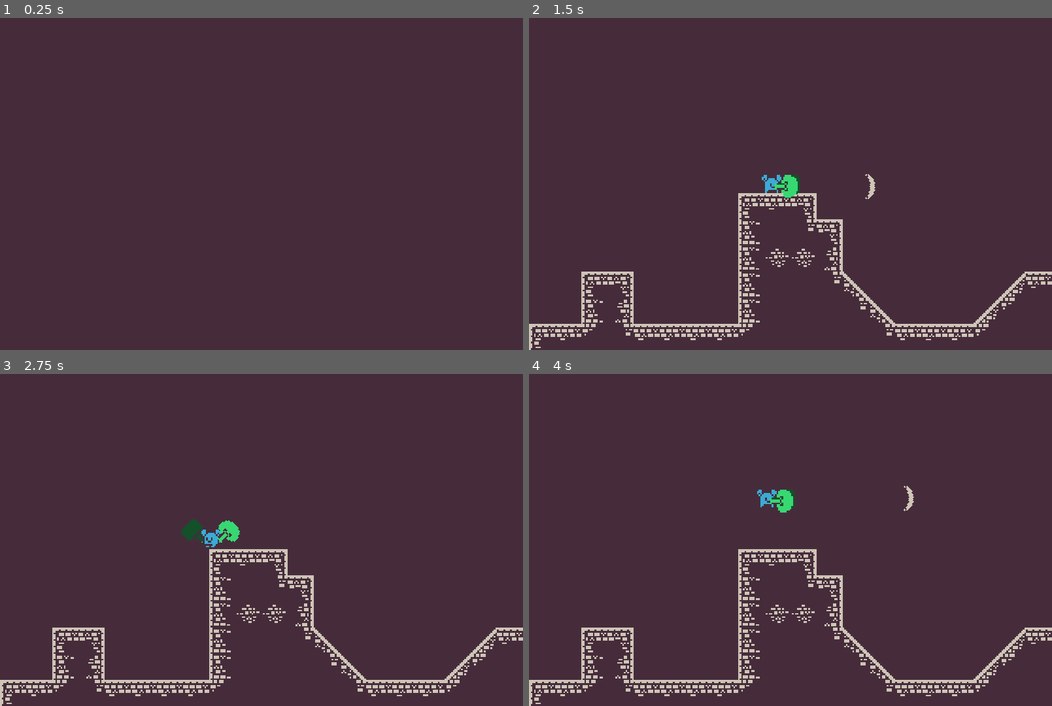
Above: before the commit, frames 1-4 (two rows, left to right).
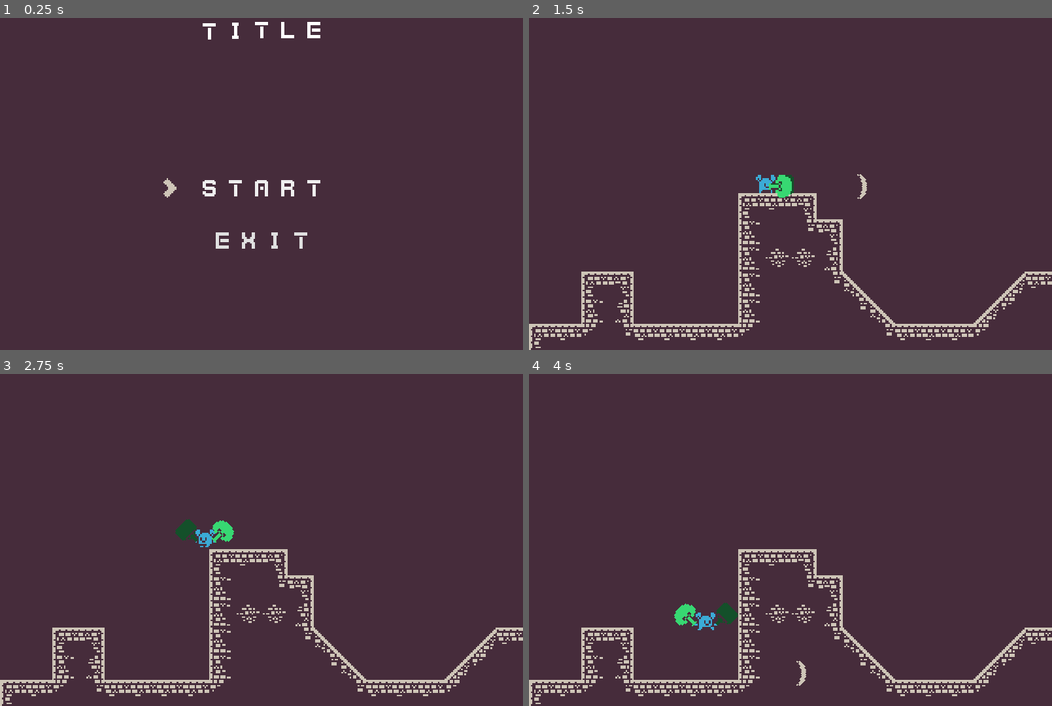
Above: after the commit, the same moments.

Repository: BasicLich/MizJam01
Game: Godot game, scene res://Main.tscn
Same seed, same stepped clock (60 frames per second), same inputs: the game is played once before the commit and once after it.
Inputs:
- Up to frame 1 (0.25 s): no input
- Up to frame 2 (1.5 s): tap Enter (ui_accept) at 0.5, 0.6 s; hold Right (ui_right) from 0.53 s (still down); tap Z (jump) at 0.77 s; tap X (attack) at 1.35 s
- Up to frame 3 (2.75 s): tap Z (jump) at 1.52 s; tap Enter (ui_accept) at 1.55, 2.1 s; release Right (ui_right) at 2.03 s; hold Left (ui_left) from 2.03 s (still down)
- Up to frame 4 (4 s): release Left (ui_left) at 2.78 s; hold Right (ui_right) from 2.78 s (still down); tap Enter (ui_accept) at 2.85, 3.8 s; tap Z (jump) at 3.02, 3.77 s; tap X (attack) at 3.6 s

The runs differ from the first frame. In frame 1, 0.9% of the frame differs, in the area x 31-62%, y 1-70%; in frame 2, 0.4%; in frame 3, 0.4%; in frame 4, 0.9%.

Commit message:
Implemented pixel font and main menu simple UI.

Diff:
--- a/Main.gd
+++ b/Main.gd
@@ -1,4 +1,6 @@
 extends Node2D
+
+onready var buttons = $Buttons
 
 func _ready():
 	OS.window_size = Vector2(800, 600)
@@ -7,6 +9,26 @@
 	var window_size = OS.get_window_size()
 	OS.set_window_position(screen_size*0.5 - window_size*0.5)
 
+	buttons.get_child(0).grab_focus()
+	for btn in buttons.get_children():
+		btn.connect("focus_entered", self, "_on_button_focus_entered", [btn])
+		btn.connect("focus_exited", self, "_on_button_focus_exited", [btn])
+		if btn.name == "Start":
+			btn.get_child(0).show()
+		else:
+			btn.get_child(0).hide()
+
 func _process(_delta):
-	if Input.is_action_just_pressed("ui_accept"):
-		get_tree().change_scene("res://Gameplay.tscn")
+	pass
+
+func _on_button_focus_entered(btn):
+	btn.get_node("Arrow").show()
+
+func _on_button_focus_exited(btn):
+	btn.get_node("Arrow").hide()
+
+func _on_Start_pressed():
+	get_tree().change_scene("res://Gameplay.tscn")
+
+func _on_Exit_pressed():
+	get_tree().quit()
--- a/Main.tscn
+++ b/Main.tscn
@@ -1,9 +1,113 @@
-[gd_scene load_steps=2 format=2]
+[gd_scene load_steps=14 format=2]
 
 [ext_resource path="res://Main.gd" type="Script" id=1]
+[ext_resource path="res://SharedAssets/PixelFontNormal.tres" type="DynamicFont" id=2]
+[ext_resource path="res://SharedAssets/right_arrow.png" type="Texture" id=4]
+
+[sub_resource type="StyleBoxEmpty" id=6]
+
+[sub_resource type="StyleBoxEmpty" id=7]
+
+[sub_resource type="StyleBoxEmpty" id=8]
+
+[sub_resource type="StyleBoxEmpty" id=9]
+
+[sub_resource type="StyleBoxEmpty" id=10]
+
+[sub_resource type="StyleBoxEmpty" id=1]
+
+[sub_resource type="StyleBoxEmpty" id=2]
+
+[sub_resource type="StyleBoxEmpty" id=3]
+
+[sub_resource type="StyleBoxEmpty" id=4]
+
+[sub_resource type="StyleBoxEmpty" id=5]
 
 [node name="Main" type="Node2D"]
 script = ExtResource( 1 )
 __meta__ = {
 "_edit_lock_": true
 }
+
+[node name="Label" type="Label" parent="."]
+visible = false
+margin_top = 32.0
+margin_right = 320.0
+margin_bottom = 56.0
+custom_fonts/font = ExtResource( 2 )
+text = "TITLE"
+align = 1
+__meta__ = {
+"_edit_use_anchors_": false
+}
+
+[node name="RichTextLabel" type="RichTextLabel" parent="."]
+margin_top = 32.0
+margin_right = 320.0
+margin_bottom = 72.0
+custom_fonts/normal_font = ExtResource( 2 )
+bbcode_enabled = true
+bbcode_text = "[center][wave]
+TITLE[/wave][/center]"
+text = "
+TITLE"
+__meta__ = {
+"_edit_use_anchors_": false
+}
+
+[node name="Buttons" type="VBoxContainer" parent="."]
+margin_left = 104.0
+margin_top = 128.0
+margin_right = 216.0
+margin_bottom = 152.0
+custom_constants/separation = 8
+alignment = 1
+__meta__ = {
+"_edit_use_anchors_": false
+}
+
+[node name="Start" type="Button" parent="Buttons"]
+margin_right = 112.0
+margin_bottom = 24.0
+rect_min_size = Vector2( 112, 24 )
+mouse_filter = 2
+custom_styles/hover = SubResource( 6 )
+custom_styles/pressed = SubResource( 7 )
+custom_styles/focus = SubResource( 8 )
+custom_styles/disabled = SubResource( 9 )
+custom_styles/normal = SubResource( 10 )
+custom_fonts/font = ExtResource( 2 )
+text = "START"
+flat = true
+__meta__ = {
+"_edit_use_anchors_": false
+}
+
+[node name="Arrow" type="Sprite" parent="Buttons/Start"]
+position = Vector2( 0, 13 )
+texture = ExtResource( 4 )
+
+[node name="Exit" type="Button" parent="Buttons"]
+margin_top = 32.0
+margin_right = 112.0
+margin_bottom = 56.0
+rect_min_size = Vector2( 112, 24 )
+mouse_filter = 2
+custom_styles/hover = SubResource( 1 )
+custom_styles/pressed = SubResource( 2 )
+custom_styles/focus = SubResource( 3 )
+custom_styles/disabled = SubResource( 4 )
+custom_styles/normal = SubResource( 5 )
+custom_fonts/font = ExtResource( 2 )
+text = "EXIT"
+flat = true
+__meta__ = {
+"_edit_use_anchors_": false
+}
+
+[node name="Arrow" type="Sprite" parent="Buttons/Exit"]
+position = Vector2( 0, 13 )
+texture = ExtResource( 4 )
+[connection signal="pressed" from="Buttons/Start" to="." method="_on_Start_pressed"]
+[connection signal="pressed" from="Buttons/Exit" to="." method="_on_Exit_pressed"]
--- a/Player/WindGust.gd
+++ b/Player/WindGust.gd
@@ -6,7 +6,7 @@
 	position.x += velocity.x * delta
 	position.y += velocity.y * delta
 
-	velocity *= 0.9
+	velocity *= 0.88
 
 func set_velocity(x: float, y: float):
 	velocity.x = x
--- /dev/null
+++ b/SharedAssets/ButtonTransparentOutline.tres
@@ -0,0 +1,9 @@
+[gd_resource type="StyleBoxFlat" format=2]
+
+[resource]
+bg_color = Color( 0.6, 0.6, 0.6, 0 )
+border_width_left = 2
+border_width_top = 2
+border_width_right = 2
+border_width_bottom = 2
+border_color = Color( 1, 1, 1, 1 )
--- a/SharedAssets/MainTileset.tres
+++ b/SharedAssets/MainTileset.tres
@@ -2,6 +2,12 @@
 
 [ext_resource path="res://SharedAssets/main_tiles.png" type="Texture" id=1]
 
+[sub_resource type="ConvexPolygonShape2D" id=1]
+points = PoolVector2Array( 16, 16, 0, 16, 0, 0, 16, 0 )
+
+[sub_resource type="ConvexPolygonShape2D" id=2]
+points = PoolVector2Array( 16, 16, 0, 16, 0, 0, 16, 0 )
+
 [sub_resource type="ConvexPolygonShape2D" id=3]
 points = PoolVector2Array( 16, 16, 0, 16, 0, 0, 16, 0 )
 
@@ -9,13 +15,13 @@
 points = PoolVector2Array( 16, 16, 0, 16, 0, 0, 16, 0 )
 
 [sub_resource type="ConvexPolygonShape2D" id=5]
-points = PoolVector2Array( 16, 16, 0, 16, 0, 0, 16, 0 )
+points = PoolVector2Array( 0, 0, 16, 0, 16, 16, 0, 16 )
 
 [sub_resource type="ConvexPolygonShape2D" id=6]
 points = PoolVector2Array( 16, 16, 0, 16, 0, 0, 16, 0 )
 
 [sub_resource type="ConvexPolygonShape2D" id=7]
-points = PoolVector2Array( 0, 0, 16, 0, 16, 16, 0, 16 )
+points = PoolVector2Array( 16, 16, 0, 16, 0, 0, 16, 0 )
 
 [sub_resource type="ConvexPolygonShape2D" id=8]
 points = PoolVector2Array( 16, 16, 0, 16, 0, 0, 16, 0 )
@@ -24,21 +30,15 @@
 points = PoolVector2Array( 16, 16, 0, 16, 0, 0, 16, 0 )
 
 [sub_resource type="ConvexPolygonShape2D" id=10]
-points = PoolVector2Array( 16, 16, 0, 16, 0, 0, 16, 0 )
+points = PoolVector2Array( 0, 16, 16, 0, 16, 16 )
 
 [sub_resource type="ConvexPolygonShape2D" id=11]
-points = PoolVector2Array( 16, 16, 0, 16, 0, 0, 16, 0 )
+points = PoolVector2Array( 0, 16, 0, 0, 16, 16 )
 
 [sub_resource type="ConvexPolygonShape2D" id=12]
-points = PoolVector2Array( 0, 16, 16, 0, 16, 16 )
+points = PoolVector2Array( 16, 16, 0, 0, 16, 0 )
 
 [sub_resource type="ConvexPolygonShape2D" id=13]
-points = PoolVector2Array( 0, 16, 0, 0, 16, 16 )
-
-[sub_resource type="ConvexPolygonShape2D" id=14]
-points = PoolVector2Array( 16, 16, 0, 0, 16, 0 )
-
-[sub_resource type="ConvexPolygonShape2D" id=15]
 points = PoolVector2Array( 0, 0, 16, 0, 0, 16 )
 
 [resource]
@@ -61,62 +61,62 @@
 0/navigation_offset = Vector2( 0, 0 )
 0/shape_offset = Vector2( 0, 0 )
 0/shape_transform = Transform2D( 1, 0, 0, 1, 0, 0 )
-0/shape = SubResource( 3 )
+0/shape = SubResource( 1 )
 0/shape_one_way = false
 0/shape_one_way_margin = 1.0
 0/shapes = [ {
 "autotile_coord": Vector2( 0, 0 ),
 "one_way": false,
 "one_way_margin": 1.0,
+"shape": SubResource( 1 ),
+"shape_transform": Transform2D( 1, 0, 0, 1, 0, 0 )
+}, {
+"autotile_coord": Vector2( 1, 0 ),
+"one_way": false,
+"one_way_margin": 1.0,
+"shape": SubResource( 2 ),
+"shape_transform": Transform2D( 1, 0, 0, 1, 0, 0 )
+}, {
+"autotile_coord": Vector2( 2, 0 ),
+"one_way": false,
+"one_way_margin": 1.0,
 "shape": SubResource( 3 ),
 "shape_transform": Transform2D( 1, 0, 0, 1, 0, 0 )
 }, {
-"autotile_coord": Vector2( 1, 0 ),
+"autotile_coord": Vector2( 0, 1 ),
 "one_way": false,
 "one_way_margin": 1.0,
 "shape": SubResource( 4 ),
 "shape_transform": Transform2D( 1, 0, 0, 1, 0, 0 )
 }, {
-"autotile_coord": Vector2( 2, 0 ),
+"autotile_coord": Vector2( 0, 1 ),
 "one_way": false,
 "one_way_margin": 1.0,
 "shape": SubResource( 5 ),
 "shape_transform": Transform2D( 1, 0, 0, 1, 0, 0 )
 }, {
-"autotile_coord": Vector2( 0, 1 ),
+"autotile_coord": Vector2( 0, 2 ),
 "one_way": false,
 "one_way_margin": 1.0,
 "shape": SubResource( 6 ),
 "shape_transform": Transform2D( 1, 0, 0, 1, 0, 0 )
 }, {
-"autotile_coord": Vector2( 0, 1 ),
+"autotile_coord": Vector2( 1, 2 ),
 "one_way": false,
 "one_way_margin": 1.0,
 "shape": SubResource( 7 ),
 "shape_transform": Transform2D( 1, 0, 0, 1, 0, 0 )
 }, {
-"autotile_coord": Vector2( 0, 2 ),
+"autotile_coord": Vector2( 2, 2 ),
 "one_way": false,
 "one_way_margin": 1.0,
 "shape": SubResource( 8 ),
 "shape_transform": Transform2D( 1, 0, 0, 1, 0, 0 )
 }, {
-"autotile_coord": Vector2( 1, 2 ),
+"autotile_coord": Vector2( 2, 1 ),
 "one_way": false,
 "one_way_margin": 1.0,
 "shape": SubResource( 9 ),
-"shape_transform": Transform2D( 1, 0, 0, 1, 0, 0 )
-}, {
-"autotile_coord": Vector2( 2, 2 ),
-"one_way": false,
-"one_way_margin": 1.0,
-"shape": SubResource( 10 ),
-"shape_transform": Transform2D( 1, 0, 0, 1, 0, 0 )
-}, {
-"autotile_coord": Vector2( 2, 1 ),
-"one_way": false,
-"one_way_margin": 1.0,
-"shape": SubResource( 11 ),
 "shape_transform": Transform2D( 1, 0, 0, 1, 0, 0 )
 } ]
 0/z_index = 0
--- /dev/null
+++ b/SharedAssets/PixelFontNormal.tres
@@ -0,0 +1,7 @@
+[gd_resource type="DynamicFont" load_steps=2 format=2]
+
+[ext_resource path="res://SharedAssets/pixel_font.ttf" type="DynamicFontData" id=1]
+
+[resource]
+size = 8
+font_data = ExtResource( 1 )
--- a/project.godot
+++ b/project.godot
@@ -28,6 +28,15 @@
 
 [input]
 
+ui_accept={
+"deadzone": 0.5,
+"events": [ Object(InputEventKey,"resource_local_to_scene":false,"resource_name":"","device":0,"alt":false,"shift":false,"control":false,"meta":false,"command":false,"pressed":false,"scancode":16777221,"unicode":0,"echo":false,"script":null)
+, Object(InputEventKey,"resource_local_to_scene":false,"resource_name":"","device":0,"alt":false,"shift":false,"control":false,"meta":false,"command":false,"pressed":false,"scancode":16777222,"unicode":0,"echo":false,"script":null)
+, Object(InputEventKey,"resource_local_to_scene":false,"resource_name":"","device":0,"alt":false,"shift":false,"control":false,"meta":false,"command":false,"pressed":false,"scancode":32,"unicode":0,"echo":false,"script":null)
+, Object(InputEventJoypadButton,"resource_local_to_scene":false,"resource_name":"","device":0,"button_index":0,"pressure":0.0,"pressed":false,"script":null)
+, Object(InputEventKey,"resource_local_to_scene":false,"resource_name":"","device":0,"alt":false,"shift":false,"control":false,"meta":false,"command":false,"pressed":false,"scancode":90,"unicode":0,"echo":false,"script":null)
+ ]
+}
 attack={
 "deadzone": 0.5,
 "events": [ Object(InputEventKey,"resource_local_to_scene":false,"resource_name":"","device":0,"alt":false,"shift":false,"control":false,"meta":false,"command":false,"pressed":false,"scancode":88,"unicode":0,"echo":false,"script":null)
Not shown: 4 places in SharedAssets/MainTileset.tres that only renumber resources
Binary file added: SharedAssets/pixel_font.ttf
Binary file added: SharedAssets/right_arrow.png
Not shown, added: SharedAssets/right_arrow.png.import
